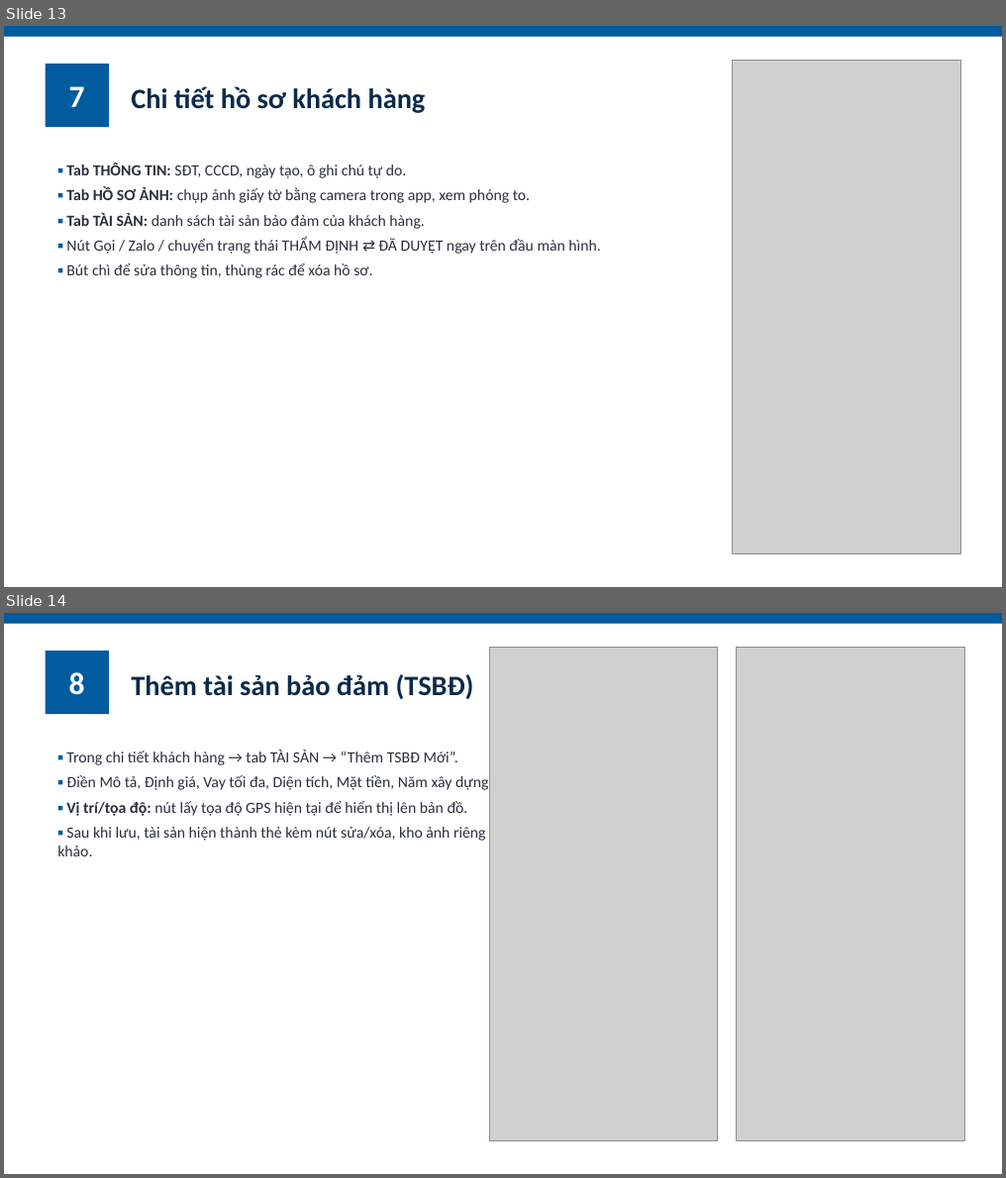
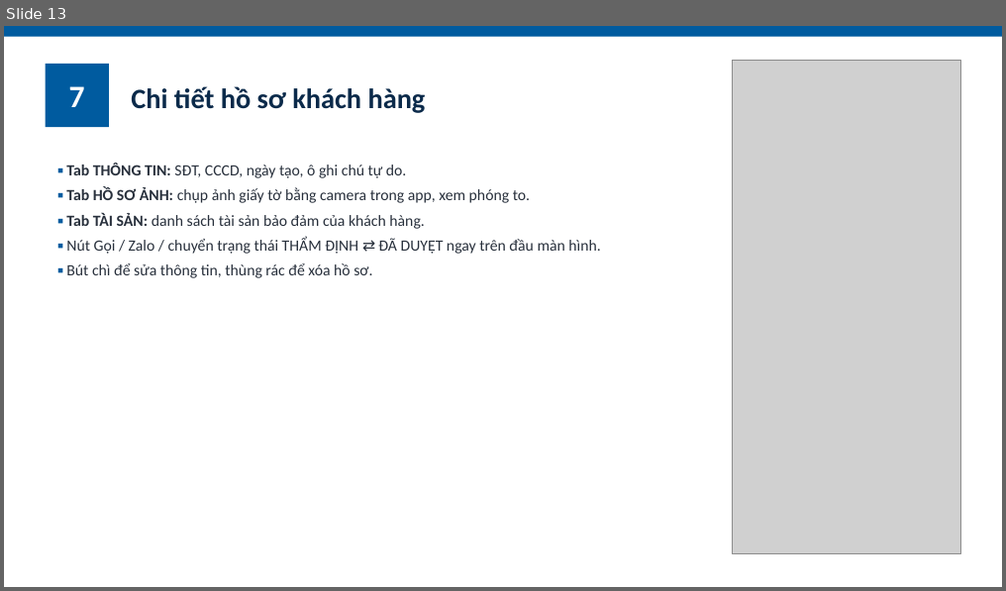
Before and after one commit to hungnq131193-ux/ClientPro, a slide deck: docs/ClientPro_HuongDanSuDung.pptx. Shown one above the other, each under a label of ours: slides 13 and 14 before the commit, slide 13 after it. The pictures are 1006x1178 and 1006x591 pixels, drawn with LibreOffice and Linux fonts; fonts in the diff are those of the drawing; grey boxes stand for pictures. Boxes give left, top, right and bottom in pixels: in the first picture for what was removed or moved away, otherwise in the second. Text is boxed around its words. In the diff, an @@ line names an element or a change of style, - is before the commit and + after.

```diff
--- a/docs/ClientPro_HuongDanSuDung.pptx
+++ b/docs/ClientPro_HuongDanSuDung.pptx
@@ slide 14 removed at <box>4,613,1002,1174</box>, background #FFFFFF @@
@@ rectangle removed at <box>4,613,1002,624</box> @@
@@ rectangle removed at <box>46,651,109,714</box> @@
-8
@@ picture removed at <box>489,647,718,1141</box> @@
@@ picture removed at <box>737,647,964,1141</box> @@
@@ text removed at <box>131,674,474,699</box> @@
-Thêm tài sản bảo đảm (TSBĐ)
@@ text removed at <box>57,750,503,857</box> @@
-▪ Trong chi tiết khách hàng → tab TÀI SẢN → “Thêm TSBĐ Mới”.
-▪ Điền Mô tả, Định giá, Vay tối đa, Diện tích, Mặt tiền, Năm xây dựng.
-▪ Vị trí/tọa độ: nút lấy tọa độ GPS hiện tại để hiển thị lên bản đồ.
-▪ Sau khi lưu, tài sản hiện thành thẻ kèm nút sửa/xóa, kho ảnh riêng và tra cứu giá tham khảo.
```
Also in this commit, not shown: 16 other slides changed, 6 slides added, 1 other file.
